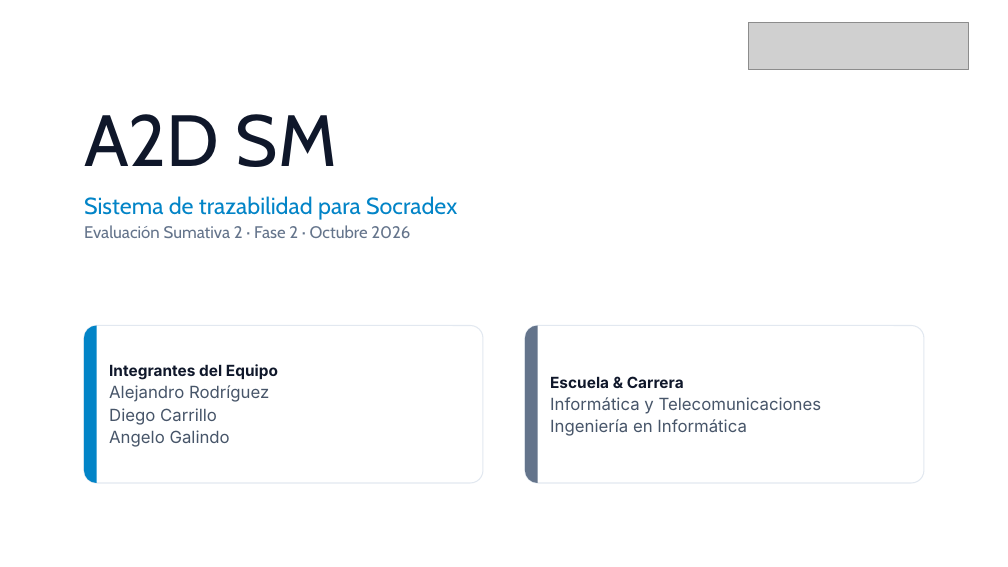
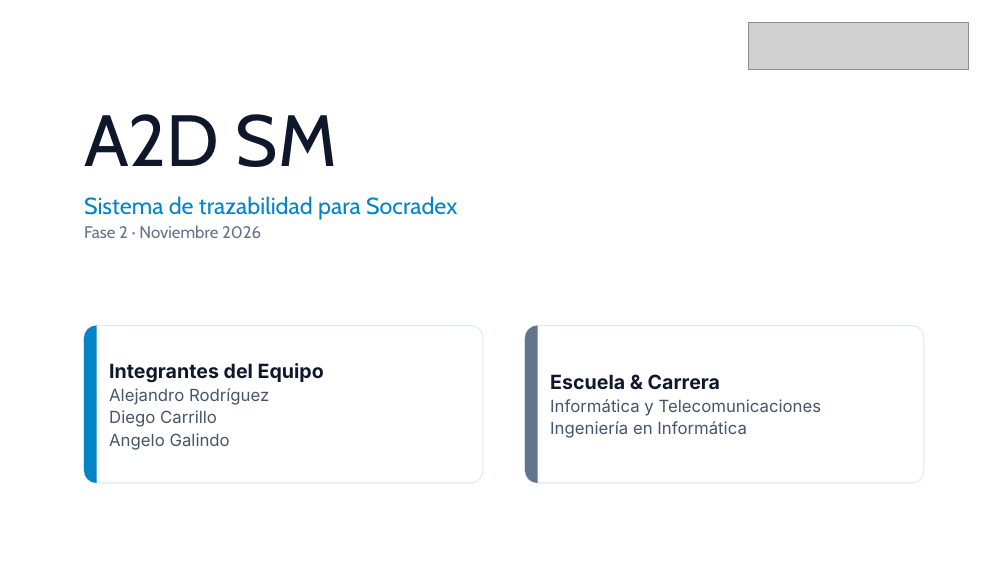
Before and after one commit to Alejandroduoc/A2D_SM, a slide deck: slide 1 of Fase 2/Evidencias Grupales/Presentacion Proyecto Fase 2.pptx. Drawn at 1008x567 pixels with LibreOffice and Linux fonts; fonts in the diff are those of the drawing; grey boxes stand for pictures. Boxes give left, top, right and bottom in pixels: in the first picture for what was removed or moved away, otherwise in the second. Text is boxed around its words. In the diff, an @@ line names an element or a change of style, - is before the commit and + after.

```diff
--- a/Fase 2/Evidencias Grupales/Presentacion Proyecto Fase 2.pptx
+++ b/Fase 2/Evidencias Grupales/Presentacion Proyecto Fase 2.pptx
@@ text at bbox=[84, 225, 261, 238]: text changed @@
-Evaluación Sumativa 2 · Fase 2 · Octubre 2026
+Fase 2 · Noviembre 2026
@@ text at bbox=[109, 363, 324, 383]: size 11 to 14 pt in "Integrantes del Equipo" @@
@@ text at bbox=[550, 374, 720, 390]: size 11 to 14 pt in "Escuela & Carrera" @@
```
Also in this commit, not shown: 5 other slides changed.
